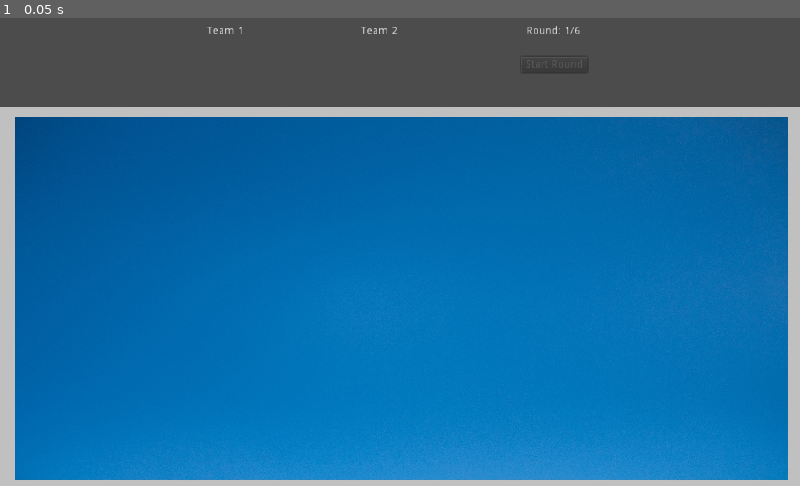
Above: before the commit, frame 1.
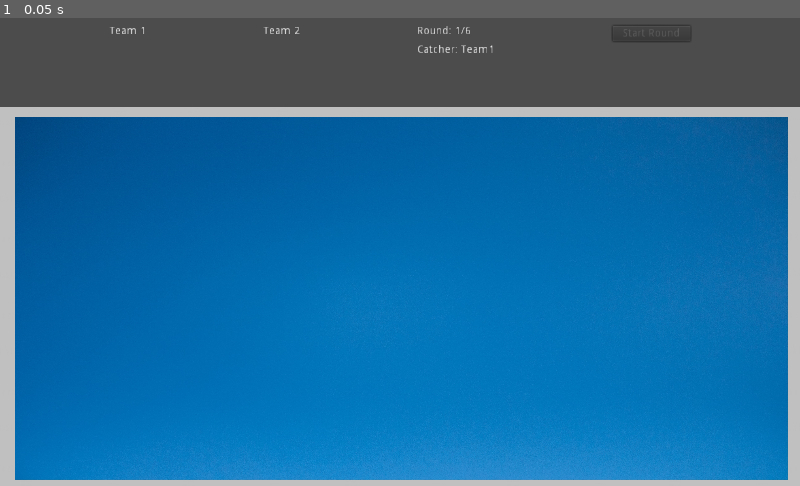
Above: after the commit, the same moment.

Repository: putskan/LolliBird
Game: Godot game, scene res://src/Game/Game.tscn
Same seed, same stepped clock (60 frames per second), same inputs: the game is played once before the commit and once after it. This scene is started directly instead of the project's main scene. Video files are missing from this copy of the repository; at most half a second of black plays in their place.
Inputs:
- Up to frame 1 (0.05 s): no input

The runs differ from the first frame. In frame 1, 0.3% of the frame differs, in the area x 13-86%, y 1-12%.
Error in both runs: Invalid call. Nonexistent function 'keys' in base 'Nil'. (res://src/Maps/Map.gd:45)

Commit message:
Add catchers team switch on new round & to UI

Diff:
--- a/Game/Client/src/Game/Game.gd
+++ b/Game/Client/src/Game/Game.gd
@@ -25,6 +25,7 @@
 
 	ui_init_players_scoreboard()
 	ui_update_round_number()
+	ui_update_catchers_team()
 
 
 func _on_StartRoundButton_pressed():
@@ -38,7 +39,9 @@
 
 func _on_round_finish():
 	if Globals.round_number < Globals.total_rounds:
-		# make sure not to exceede
+		# make sure not to exceed
+		change_catchers_team()
+		ui_update_catchers_team()
 		Globals.round_number += 1
 		ui_update_round_number()
 
@@ -46,6 +49,17 @@
 		start_round_button_node.disabled = false
 
 	emit_signal('game_round_finish')
+
+
+func change_catchers_team():
+	if Globals.catchers_team == 'Team1':
+		Globals.catchers_team = 'Team2'
+	else:
+		Globals.catchers_team = 'Team1'
+
+
+func ui_update_catchers_team():
+	get_node("VBoxContainer/UIPane/Control/RoundCatcher").text = 'Catcher: %s' % Globals.catchers_team
 
 
 func _on_player_caught(catcher_pid, runner_pid):
--- a/Game/Client/src/Game/Game.tscn
+++ b/Game/Client/src/Game/Game.tscn
@@ -26,8 +26,8 @@
 alignment = 1
 
 [node name="Team1" type="VBoxContainer" parent="VBoxContainer/UIPane"]
-margin_left = 265.0
-margin_right = 312.0
+margin_left = 140.0
+margin_right = 187.0
 margin_bottom = 100.0
 custom_constants/separation = 15
 
@@ -44,8 +44,8 @@
 columns = 3
 
 [node name="Team2" type="VBoxContainer" parent="VBoxContainer/UIPane"]
-margin_left = 462.0
-margin_right = 509.0
+margin_left = 337.0
+margin_right = 384.0
 margin_bottom = 100.0
 custom_constants/separation = 15
 
@@ -61,34 +61,44 @@
 custom_constants/hseparation = 30
 columns = 3
 
-[node name="Control" type="Control" parent="VBoxContainer/UIPane"]
-margin_left = 659.0
-margin_right = 759.0
+[node name="Control" type="VBoxContainer" parent="VBoxContainer/UIPane"]
+margin_left = 534.0
+margin_right = 634.0
+margin_bottom = 100.0
+rect_min_size = Vector2( 100, 100 )
+custom_constants/separation = 10
+
+[node name="RoundNumber" type="Label" parent="VBoxContainer/UIPane/Control"]
+margin_right = 100.0
+margin_bottom = 14.0
+text = "Round: 1/6"
+valign = 1
+__meta__ = {
+"_edit_use_anchors_": false
+}
+
+[node name="RoundCatcher" type="Label" parent="VBoxContainer/UIPane/Control"]
+margin_top = 24.0
+margin_right = 100.0
+margin_bottom = 38.0
+text = "Catcher: Team1"
+valign = 1
+__meta__ = {
+"_edit_use_anchors_": false
+}
+
+[node name="Control2" type="Control" parent="VBoxContainer/UIPane"]
+margin_left = 784.0
+margin_right = 884.0
 margin_bottom = 100.0
 rect_min_size = Vector2( 100, 100 )
 __meta__ = {
 "_edit_use_anchors_": false
 }
 
-[node name="RoundNumber" type="Label" parent="VBoxContainer/UIPane/Control"]
+[node name="StartRoundButton" type="Button" parent="VBoxContainer/UIPane/Control2"]
 anchor_right = 1.0
-margin_bottom = 14.0
-text = "Round: 1/6"
-align = 1
-valign = 1
-__meta__ = {
-"_edit_use_anchors_": false
-}
-
-[node name="StartRoundButton" type="Button" parent="VBoxContainer/UIPane/Control"]
-anchor_left = 0.5
-anchor_top = 0.5
-anchor_right = 0.5
-anchor_bottom = 0.5
-margin_left = -42.5
-margin_top = -10.0
-margin_right = 42.5
-margin_bottom = 10.0
+margin_bottom = 20.0
 size_flags_horizontal = 4
 size_flags_vertical = 4
 text = "Start Round"
@@ -111,4 +121,4 @@
 margin_bottom = 347.0
 size_flags_horizontal = 4
 size_flags_vertical = 4
-[connection signal="pressed" from="VBoxContainer/UIPane/Control/StartRoundButton" to="." method="_on_StartRoundButton_pressed"]
+[connection signal="pressed" from="VBoxContainer/UIPane/Control2/StartRoundButton" to="." method="_on_StartRoundButton_pressed"]
